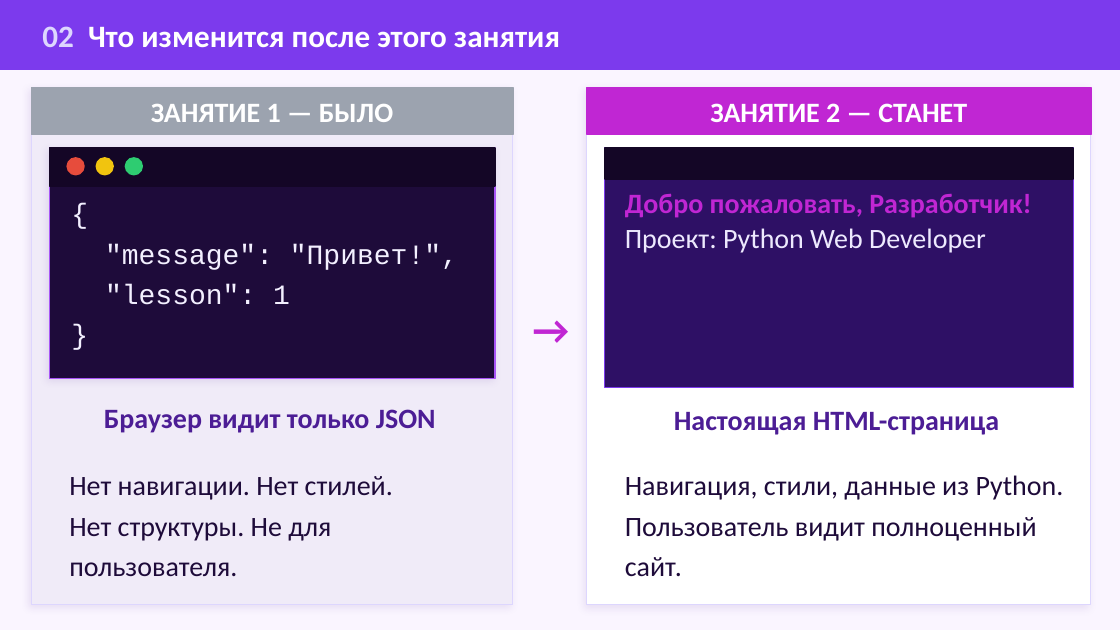
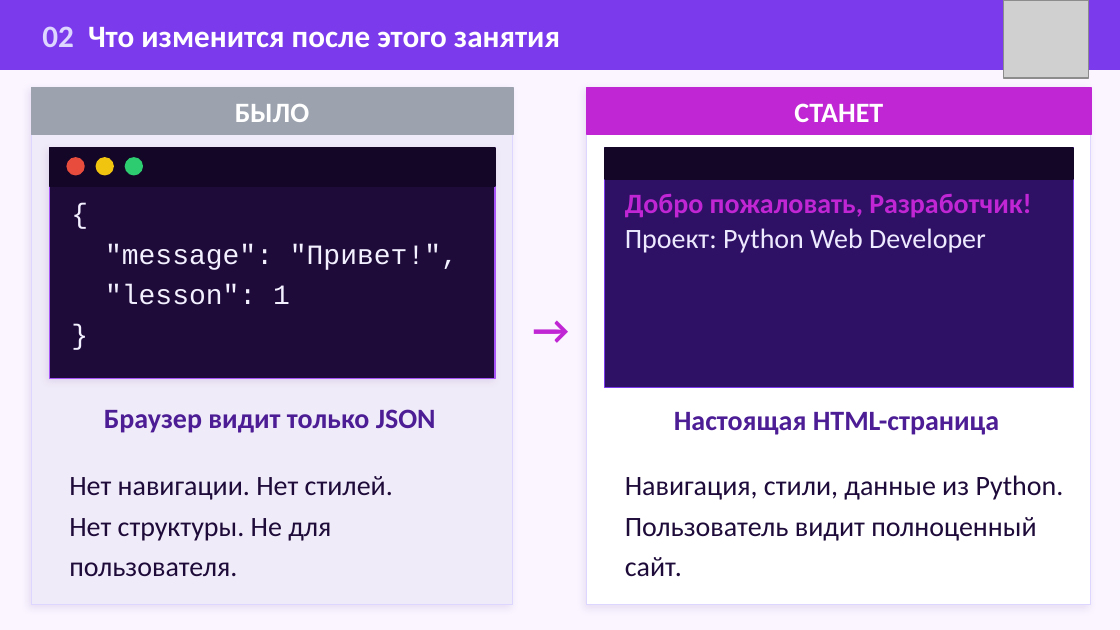
Before and after one commit to Recyavik/WEB_DEVELOPER, a slide deck: slide 2 of Lesson_02/Занятие_02_Презентация.pptx. Drawn at 1120x630 pixels with LibreOffice and Linux fonts; fonts in the diff are those of the drawing; grey boxes stand for pictures. Boxes give left, top, right and bottom in pixels: in the first picture for what was removed or moved away, otherwise in the second. Text is boxed around its words. In the diff, an @@ line names an element or a change of style, - is before the commit and + after.

```diff
--- a/Lesson_02/Занятие_02_Презентация.pptx
+++ b/Lesson_02/Занятие_02_Презентация.pptx
@@ picture added at (1004, 0, 1089, 78) @@
@@ text at (235, 104, 309, 122): text changed @@
-ЗАНЯТИЕ 1 — БЫЛО
+БЫЛО
@@ text at (794, 103, 883, 122): text changed @@
-ЗАНЯТИЕ 2 — СТАНЕТ
+СТАНЕТ
```
Also in this commit, not shown: 9 other slides changed, 5 other files.
